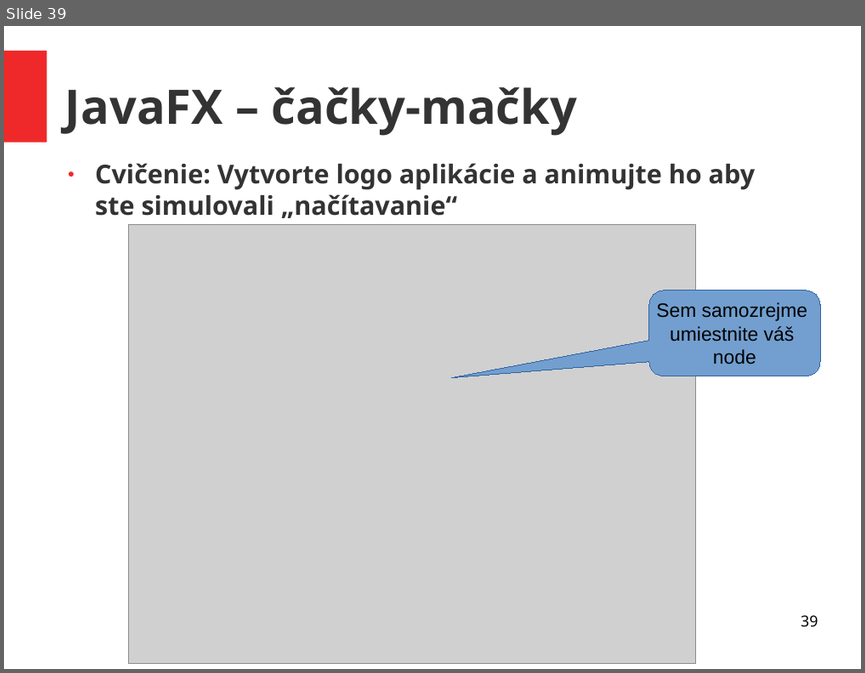
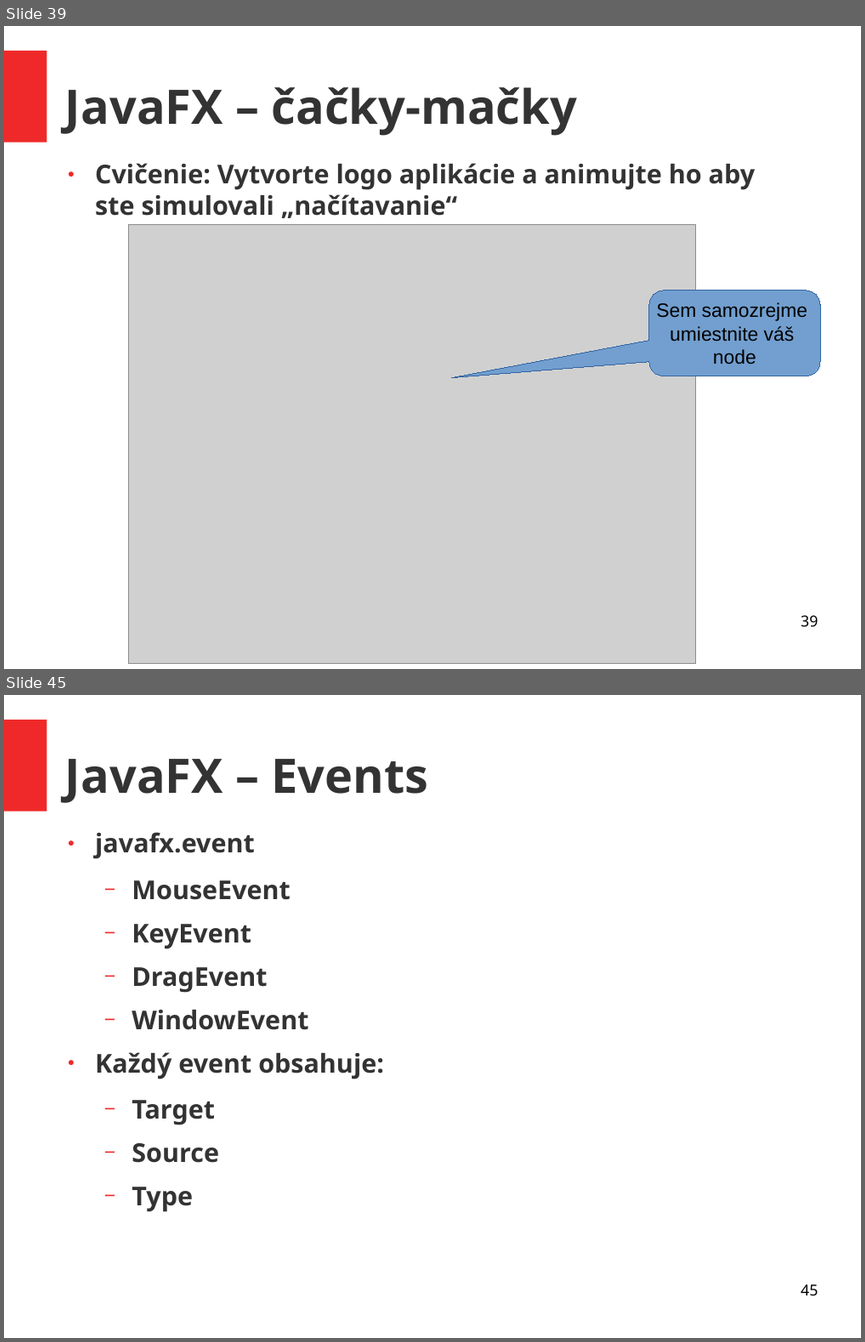
Before and after one commit to ukf-michalkohutek/prezentacia, a slide deck: seminar2.odp. Shown one above the other, each under a label of ours: slide 39 before the commit, slides 39 and 45 after it; the slides between them are not shown. The pictures are 865x673 and 865x1342 pixels, drawn with LibreOffice and Linux fonts; fonts in the diff are those of the drawing; grey boxes stand for pictures. Boxes give left, top, right and bottom in pixels: in the first picture for what was removed or moved away, otherwise in the second. Text is boxed around its words. In the diff, an @@ line names an element or a change of style, - is before the commit and + after.

Commit message:
Obrazky, Eventy, UI

```diff
--- a/seminar2.odp
+++ b/seminar2.odp
@@ slide 45 added at bbox=[4, 695, 861, 1338], background #FFFFFF; not listed: 1 template element that a slide beside it also shows @@
@@ title added at bbox=[65, 759, 429, 803], 44 pt, text #333333, bold @@
+JavaFX – Events
@@ text added at bbox=[95, 832, 384, 1212], 24 pt, text #333333, bold @@
+● javafx.event
+  − MouseEvent
+  − KeyEvent
+  − DragEvent
+  − WindowEvent
+● Každý event obsahuje:
+  − Target
+  − Source
+  − Type
@@ page number added at bbox=[800, 1284, 817, 1296], 14 pt, text #000000 @@
+45
```
Also in this commit, not shown: 8 other slides added, 1 other file.
